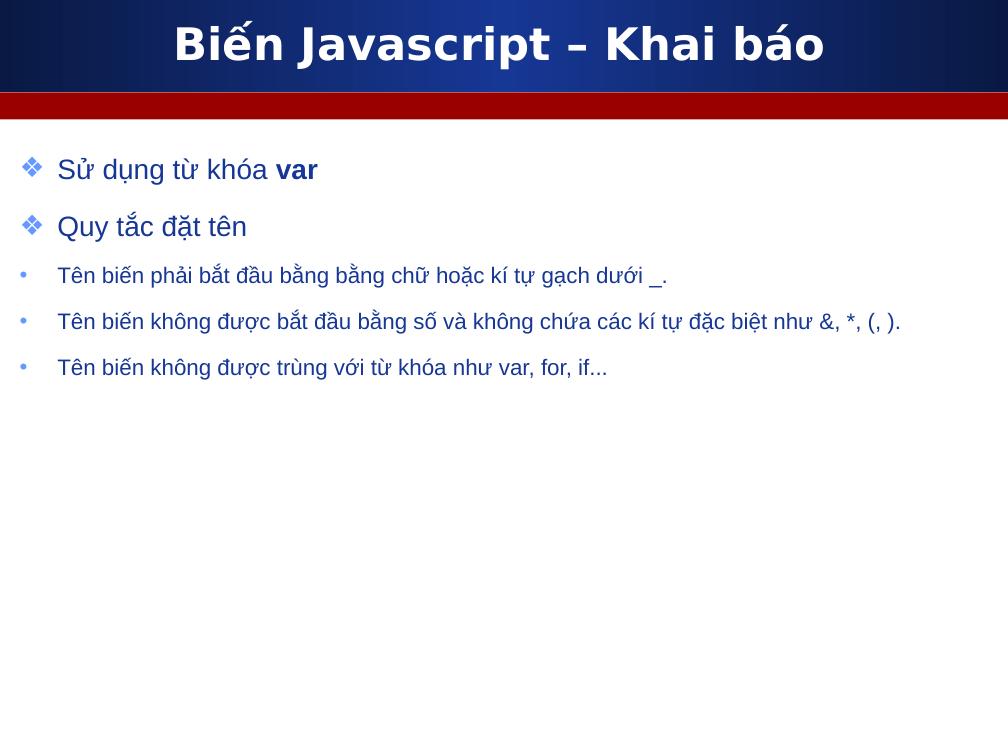
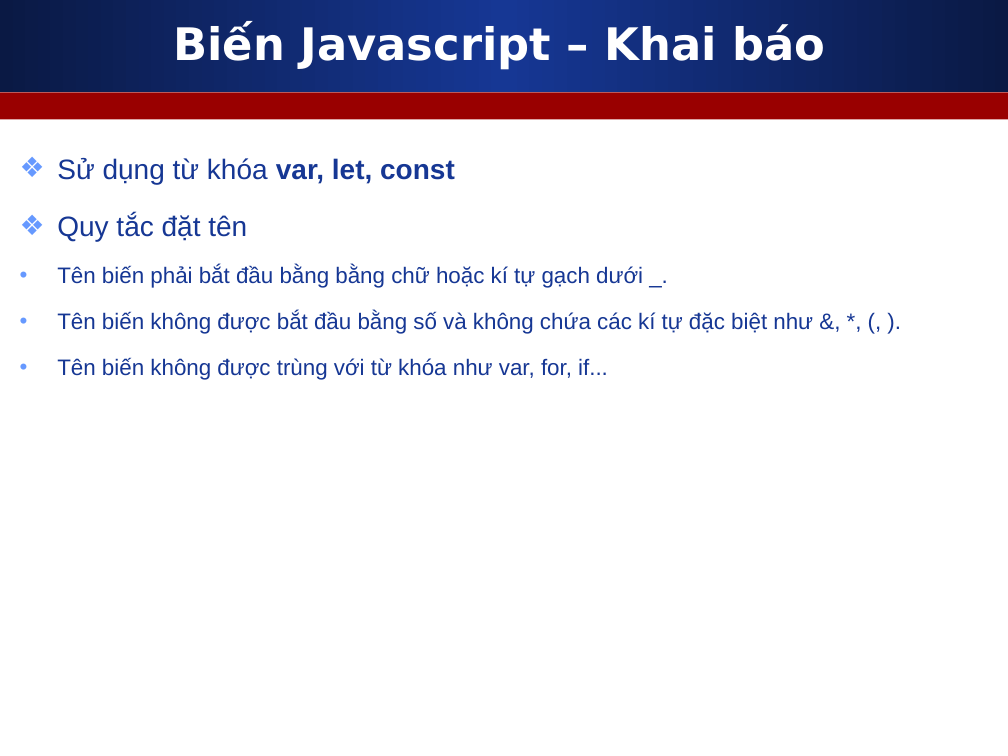
Before and after one commit to nguyenvietmanhit/PHP0921E2_SKDA, a slide deck: slide 7 of Day03_CD2_Javascript_Basic_1/Slides/1_Javascript_can_ban_phan_1.ppt. Drawn at 1008x756 pixels with LibreOffice and Linux fonts; fonts in the diff are those of the drawing. Boxes give left, top, right and bottom in pixels: in the first picture for what was removed or moved away, otherwise in the second. Text is boxed around its words. In the diff, an @@ line names an element or a change of style, - is before the commit and + after.

```diff
--- a/Day03_CD2_Javascript_Basic_1/Slides/1_Javascript_can_ban_phan_1.ppt
+++ b/Day03_CD2_Javascript_Basic_1/Slides/1_Javascript_can_ban_phan_1.ppt
@@ text at bbox=[57, 158, 455, 184]: text changed; bold on @@
-❖ Sử dụng từ khóa var
+❖ Sử dụng từ khóa var, let, const
```
Also in this commit, not shown: 1 other slide changed, 5 other files.
